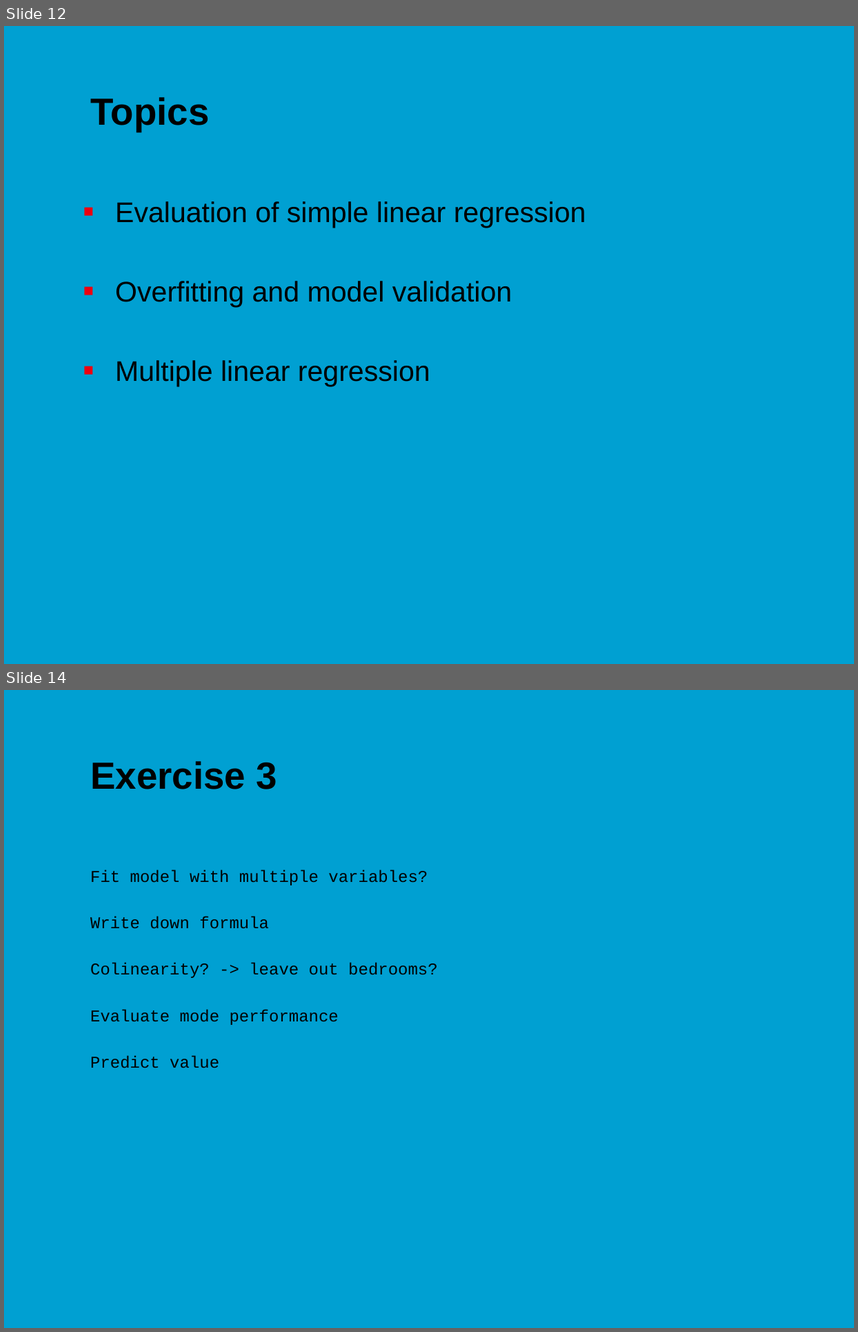
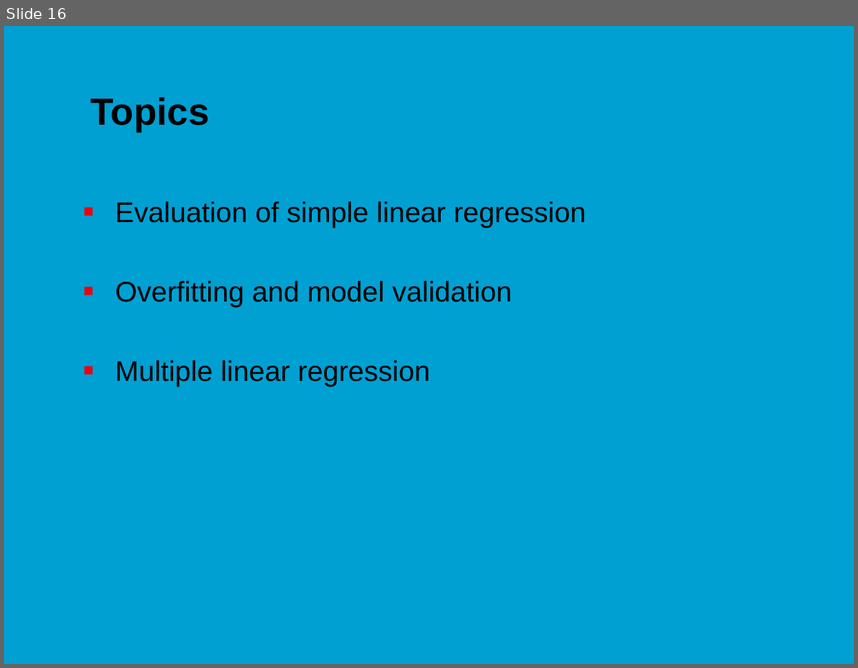
Before and after one commit to jonasmoons/data-driven-learning, a slide deck: slides/ddl-w5l2.pptx. Shown one above the other, each under a label of ours: slides 12 and 14 before the commit, slide 16 after it; the slides between them are not shown. The pictures are 858x1332 and 858x668 pixels, drawn with LibreOffice and Linux fonts; fonts in the diff are those of the drawing; background and template pictures are left out. Boxes give left, top, right and bottom in pixels: in the first picture for what was removed or moved away, otherwise in the second. Text is boxed around its words. In the diff, an @@ line names an element or a change of style, - is before the commit and + after.

```diff
--- a/slides/ddl-w5l2.pptx
+++ b/slides/ddl-w5l2.pptx
@@ slide 14 removed at (x1=4, y1=690, x2=854, y2=1328), background picture (left out) @@
@@ title removed at (x1=90, y1=761, x2=277, y2=789) @@
-Exercise 3
@@ text removed at (x1=90, y1=870, x2=437, y2=1068) @@
-Fit model with multiple variables?
-Write down formula
-Colinearity? -> leave out bedrooms?
-Evaluate mode performance
-Predict value
@@ what was slide 12 is now slide 16 @@
```
Also in this commit, not shown: 3 slides changed, 11 slides added, 5 other slides removed, 7 other files.
